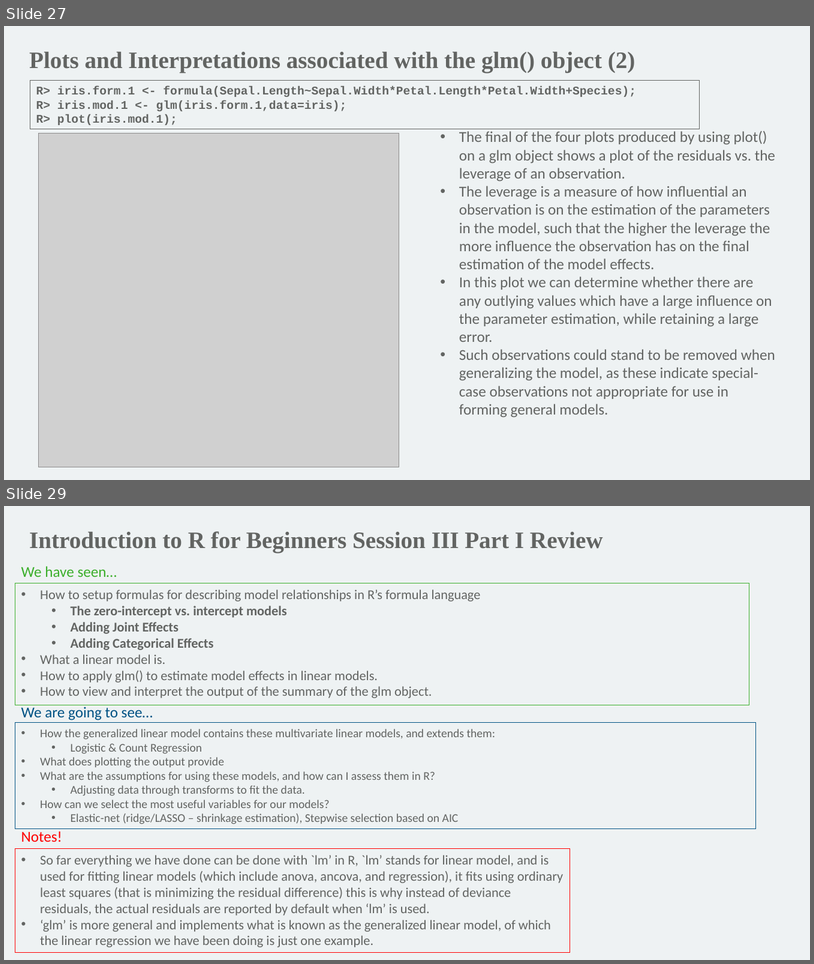
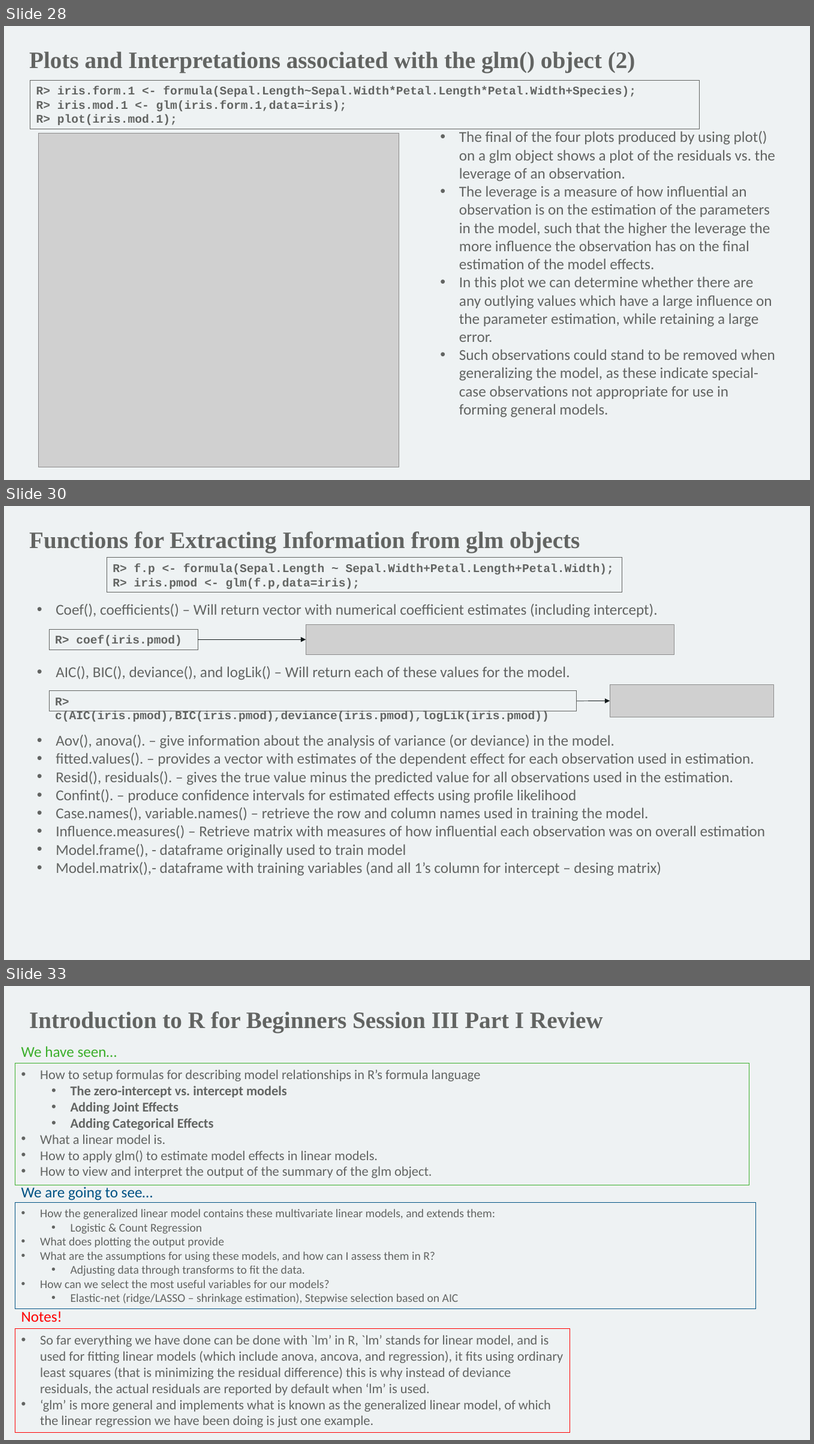
Before and after one commit to mathornton01/2022_UTSW_Lyda_Hill_Department_Beginning_R_Nanocourse, a slide deck: Slides/IntroductionToRForBeginners_DayII_MT.pptx. Shown one above the other, each under a label of ours: slides 27 and 29 before the commit, slides 28, 30 and 33 after it; the slides between them are not shown. The pictures are 814x964 and 814x1444 pixels, drawn with LibreOffice and Linux fonts; fonts in the diff are those of the drawing; grey boxes stand for pictures; background and template pictures are left out. Boxes give left, top, right and bottom in pixels: in the first picture for what was removed or moved away, otherwise in the second. Text is boxed around its words. In the diff, an @@ line names an element or a change of style, - is before the commit and + after.

```diff
--- a/Slides/IntroductionToRForBeginners_DayII_MT.pptx
+++ b/Slides/IntroductionToRForBeginners_DayII_MT.pptx
@@ slide 30 added at (4, 506, 810, 960), background #EEF2F3 @@
@@ text added at (29, 531, 580, 552), 28 pt, text #626462, bold @@
+Functions for Extracting Information from glm objects
@@ rectangle added at (107, 558, 623, 592), outline #626462 0.75 pt, 14 pt, text #626462, bold @@
+R> f.p <- formula(Sepal.Length ~ Sepal.Width+Petal.Length+Petal.Width);
+R> iris.pmod <- glm(f.p,data=iris);
@@ text added at (56, 604, 658, 618), 18 pt, text #626462 @@
+• Coef(), coefficients() – Will return vector with numerical coefficient estimates (including intercept).
@@ rectangle added at (50, 630, 198, 650), outline #626462 0.75 pt, 14 pt, text #626462, bold @@
+R> coef(iris.pmod)
@@ picture added at (306, 625, 674, 655) @@
@@ arrow added from (198, 640) to (306, 640), #141B1C 0.5 pt @@
@@ text added at (56, 666, 570, 680), 18 pt, text #626462 @@
+• AIC(), BIC(), deviance(), and logLik() – Will return each of these values for the model.
@@ picture added at (610, 684, 774, 717) @@
@@ rectangle added at (50, 691, 578, 711), outline #626462 0.75 pt, 14 pt, text #626462, bold @@
+R> c(AIC(iris.pmod),BIC(iris.pmod),deviance(iris.pmod),logLik(iris.pmod))
@@ arrow added from (577, 701) to (610, 701), #141B1C 0.5 pt @@
@@ text added at (56, 735, 766, 876), 18 pt, text #626462 @@
+• Aov(), anova(). – give information about the analysis of variance (or deviance) in the model.
+• fitted.values(). – provides a vector with estimates of the dependent effect for each observation used in estimation.
+• Resid(), residuals(). – gives the true value minus the predicted value for all observations used in the estimation.
+• Confint(). – produce confidence intervals for estimated effects using profile likelihood
+• Case.names(), variable.names() – retrieve the row and column names used in training the model.
+• Influence.measures() – Retrieve matrix with measures of how influential each observation was on overall estimation
+• Model.frame(), - dataframe originally used to train model
+• Model.matrix(),- dataframe with training variables (and all 1’s column for intercept – desing matrix)
@@ what was slide 27 is now slide 28 @@
@@ what was slide 29 is now slide 33 @@
```
Also in this commit, not shown: 3 slides changed, 6 other slides added, 1 other file.
